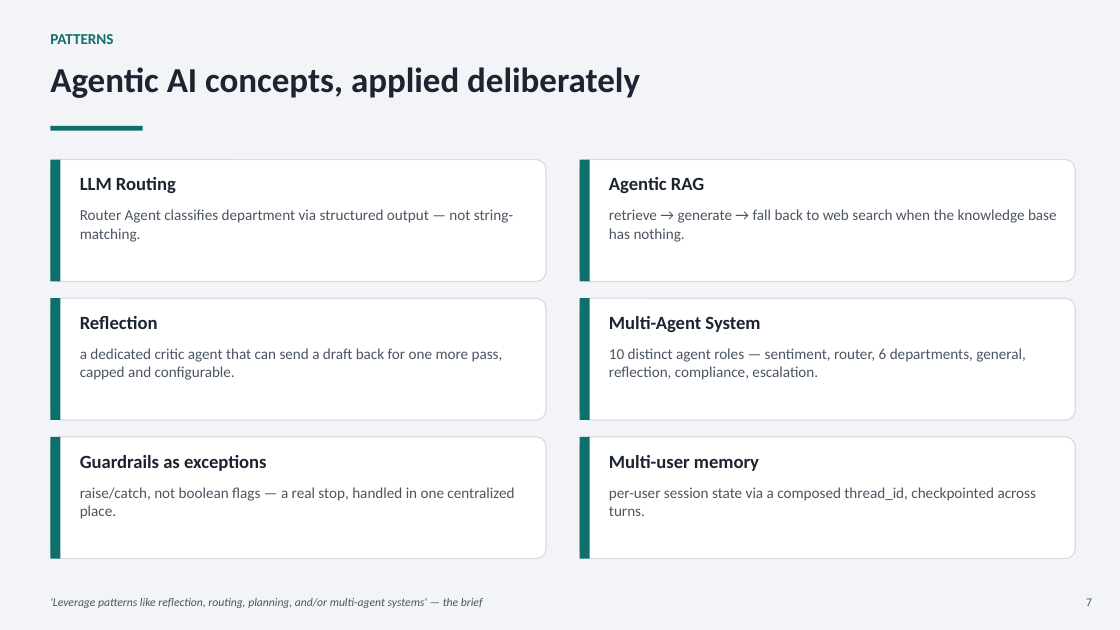
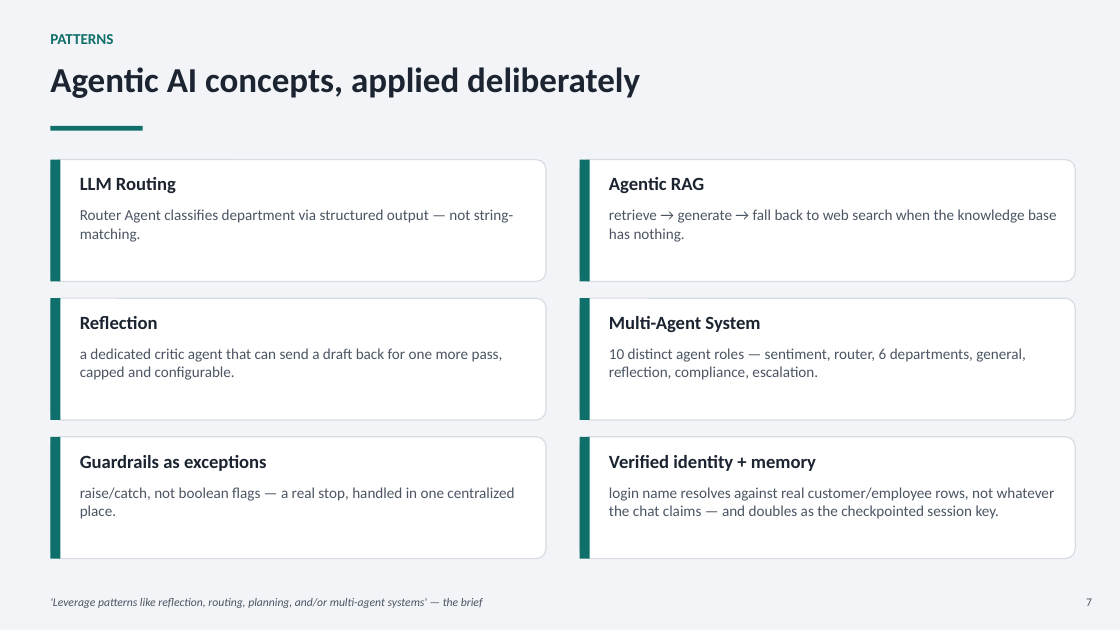
Before and after one commit to Anuj3126/agentic-support-assistant, a slide deck: slide 7 of ShopUNow_Capstone_Presentation.pptx. Drawn at 1120x630 pixels with LibreOffice and Linux fonts; fonts in the diff are those of the drawing. Boxes give left, top, right and bottom in pixels: in the first picture for what was removed or moved away, otherwise in the second. Text is boxed around its words. In the diff, an @@ line names an element or a change of style, - is before the commit and + after.

Commit message:
Update capstone presentation to match the current implementation
Covers what's shipped since the initial deck: SQL-injection guardrail,
verified-identity login (replacing the old composed thread_id), SQLite in the
tech stack, and current test counts (88 total). Testing slide's "bugs found"
now leads with the identity-spoofing and web-search-crash fixes.

```diff
--- a/ShopUNow_Capstone_Presentation.pptx
+++ b/ShopUNow_Capstone_Presentation.pptx
@@ text at (x1=609, y1=455, x2=816, y2=471): text changed @@
-Multi-user memory
+Verified identity + memory
@@ text at (x1=609, y1=487, x2=1055, y2=519): text changed @@
-per-user session state via a composed thread_id, checkpointed across turns.
+login name resolves against real customer/employee rows, not whatever the chat claims — and doubles as the checkpointed session key.
```
Also in this commit, not shown: 6 other slides changed.
